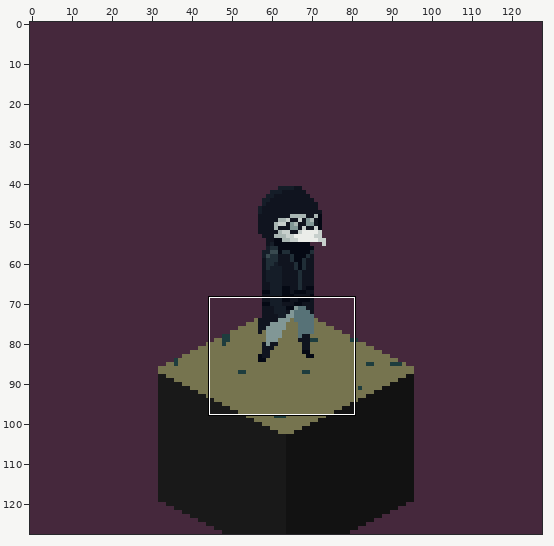
Edited in one commit: pixel-art file (Assets/Asset/Char/Test/Char Redesign Animation 2.aseprite). Above, an overview of the earlier version with the close-up marked.
Close-up. Before the commit:
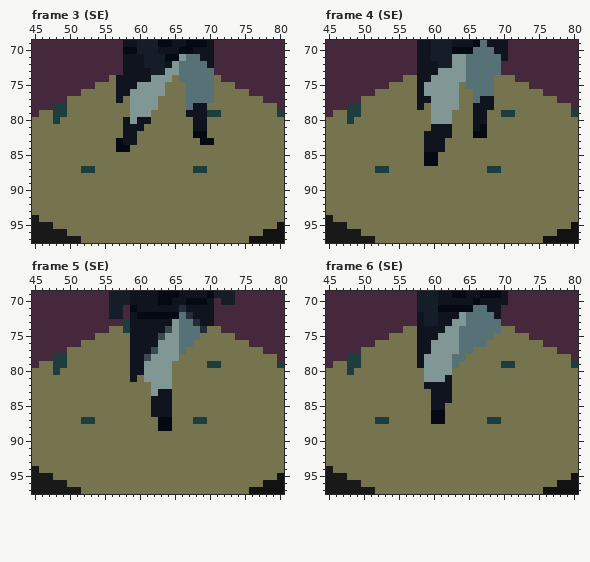
128x128 pixels, 30 frames. Colours within 5 levels of each other are drawn and written as one. Shown: frame 3 (SE): x 45..80, y 69..97; frame 4 (SE): x 45..80, y 69..97; frame 5 (SE): x 45..80, y 69..97; frame 6 (SE): x 45..80, y 69..97. The commit also changed other frames or places, which this record leaves out.
After:
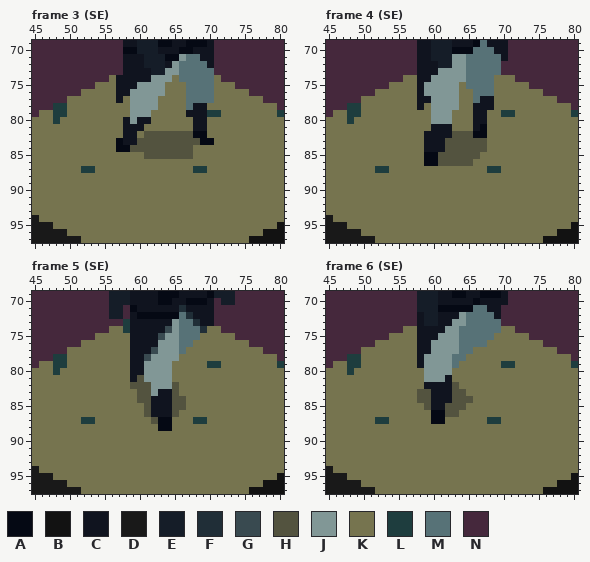
Palette (. is transparent): A #050914  B #121212  C #10141f  D #191919  E #151d28  F #202e37  G #394a50  H #53533f  J #819796  K #76744f  L #1e3d3e  M #577277  N #45283c
The exact change:
Frame 3 (SE), layer "Layer 6":
Colour K gives way to colour H in row 82 at x 61 to 67; in row 83 at x 60 to 68; in row 84 at x 59 to 67; in row 85 at x 61 to 67.
Frame 4 (SE), layer "Layer 6":
Colour K gives way to colour H in row 82 at x 63 to 65; in rows 83 to 84 at x 62 to 67; in row 85 at x 61 to 66; in row 86 at x 61 to 65.
Frame 5 (SE), layer "Layer 6":
Colour K gives way to colour H in row 81 at x 60; in row 82 at x 59 to 61 and 65; in row 83 at x 60 to 61 and 65; in row 84 at x 60 to 61 and 65 to 66; in row 85 at x 61 and 65 to 66; in row 86 at x 61 and 65.
Colour K gives way to colour H in row 87 at x 62.
Frame 6 (SE), layer "Layer 6":
Colour K gives way to colour H in row 82 at x 63; in row 83 at x 58 to 59 and 63 to 64; in row 84 at x 58 to 59 and 63 to 65; in row 85 at x 59 and 62 to 64; in row 86 at x 62 to 63.
Changed places in both close-ups, as pixel boxes (x1, y1, x2, y2):
changed: (130, 131, 200, 159)
changed: (438, 131, 487, 166)
changed: (130, 375, 186, 424)
changed: (417, 382, 473, 417)
